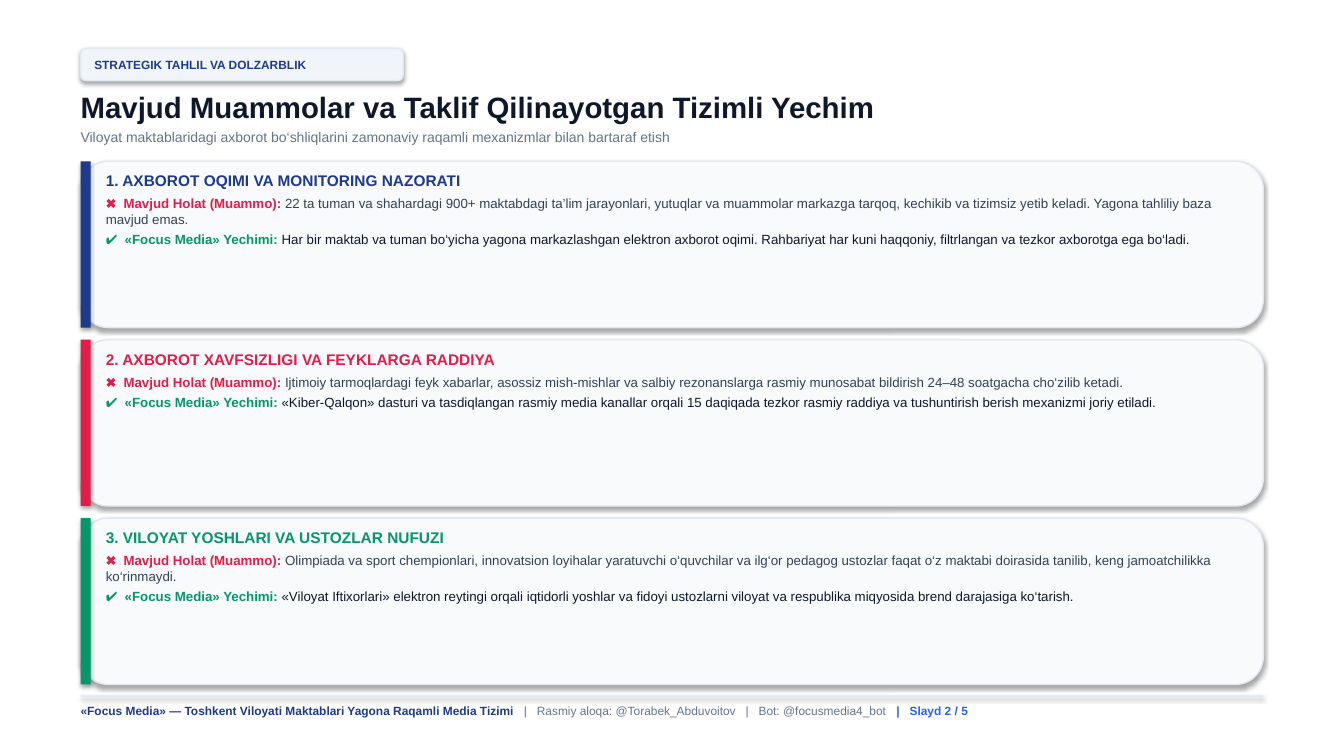
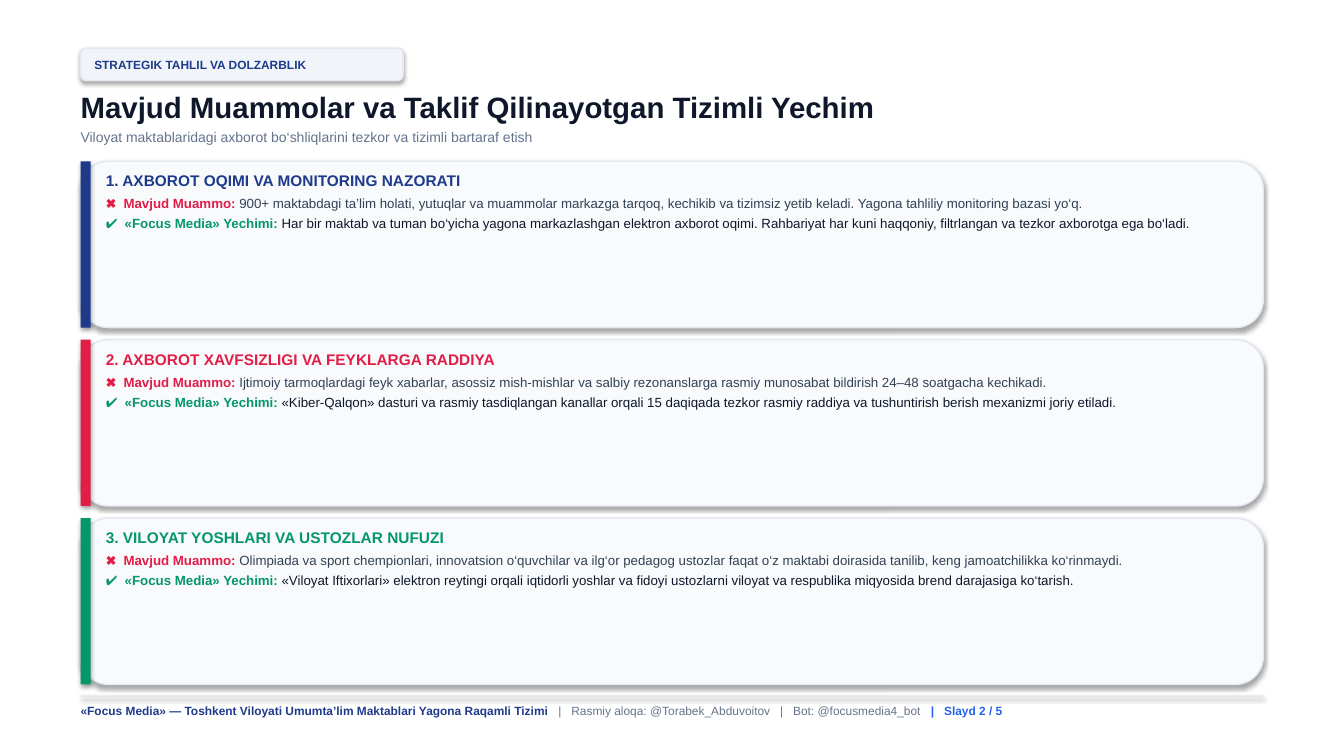
Before and after one commit to abduvoitov11/focus-media-toshkent, a slide deck: slide 2 of Focus_Media_Toshkent_Viloyati_5_Slayd.pptx. Drawn at 1344x756 pixels with LibreOffice and Linux fonts; fonts in the diff are those of the drawing. Boxes give left, top, right and bottom in pixels: in the first picture for what was removed or moved away, otherwise in the second. Text is boxed around its words. In the diff, an @@ line names an element or a change of style, - is before the commit and + after.

Commit message:
Refine: Add generated Focus Media logo and 3D illustration, streamline structure

```diff
--- a/Focus_Media_Toshkent_Viloyati_5_Slayd.pptx
+++ b/Focus_Media_Toshkent_Viloyati_5_Slayd.pptx
@@ text at box(81, 132, 533, 145): text changed @@
-Viloyat maktablaridagi axborot bo‘shliqlarini zamonaviy raqamli mexanizmlar bilan bartaraf etish
+Viloyat maktablaridagi axborot bo‘shliqlarini tezkor va tizimli bartaraf etish
@@ text at box(124, 198, 1082, 211): text changed @@
-✖ Mavjud Holat (Muammo): 22 ta tuman va shahardagi 900+ maktabdagi ta’lim jarayonlari, yutuqlar va muammolar markazga tarqoq, kechikib va tizimsiz yetib keladi. Yagona tahliliy baza mavjud emas.
+✖ Mavjud Muammo: 900+ maktabdagi ta’lim holati, yutuqlar va muammolar markazga tarqoq, kechikib va tizimsiz yetib keladi. Yagona tahliliy monitoring bazasi yo‘q.
@@ text at box(124, 377, 1116, 410): text changed @@
-✖ Mavjud Holat (Muammo): Ijtimoiy tarmoqlardagi feyk xabarlar, asossiz mish-mishlar va salbiy rezonanslarga rasmiy munosabat bildirish 24–48 soatgacha cho‘zilib ketadi.
-✔ «Focus Media» Yechimi: «Kiber-Qalqon» dasturi va tasdiqlangan rasmiy media kanallar orqali 15 daqiqada tezkor rasmiy raddiya va tushuntirish berish mexanizmi joriy etiladi.
+✖ Mavjud Muammo: Ijtimoiy tarmoqlardagi feyk xabarlar, asossiz mish-mishlar va salbiy rezonanslarga rasmiy munosabat bildirish 24–48 soatgacha kechikadi.
+✔ «Focus Media» Yechimi: «Kiber-Qalqon» dasturi va rasmiy tasdiqlangan kanallar orqali 15 daqiqada tezkor rasmiy raddiya va tushuntirish berish mexanizmi joriy etiladi.
@@ text at box(124, 555, 1123, 568): text changed @@
-✖ Mavjud Holat (Muammo): Olimpiada va sport chempionlari, innovatsion loyihalar yaratuvchi o‘quvchilar va ilg‘or pedagog ustozlar faqat o‘z maktabi doirasida tanilib, keng jamoatchilikka ko‘rinmaydi.
+✖ Mavjud Muammo: Olimpiada va sport chempionlari, innovatsion o‘quvchilar va ilg‘or pedagog ustozlar faqat o‘z maktabi doirasida tanilib, keng jamoatchilikka ko‘rinmaydi.
@@ text at box(81, 706, 1003, 718): text changed @@
-«Focus Media» — Toshkent Viloyati Maktablari Yagona Raqamli Media Tizimi | Rasmiy aloqa: @Torabek_Abduvoitov | Bot: @focusmedia4_bot | Slayd 2 / 5
+«Focus Media» — Toshkent Viloyati Umumta’lim Maktablari Yagona Raqamli Tizimi | Rasmiy aloqa: @Torabek_Abduvoitov | Bot: @focusmedia4_bot | Slayd 2 / 5
```
Also in this commit, not shown: 4 other slides changed, 4 other files.
